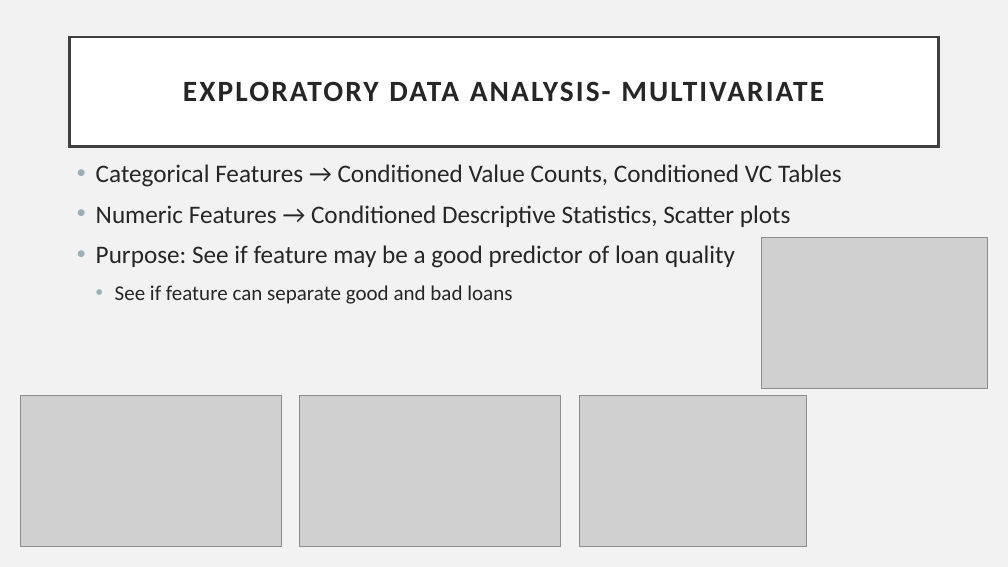
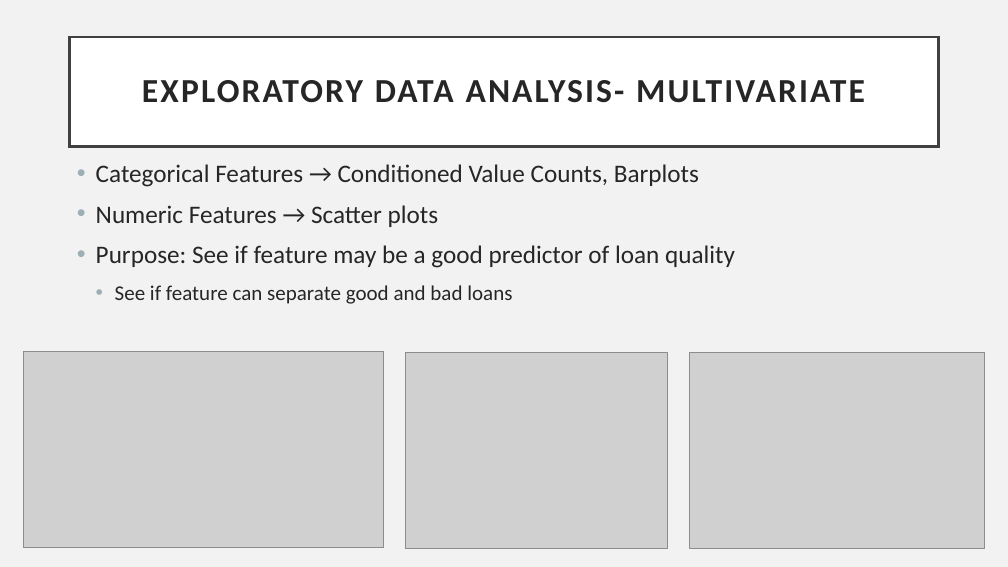
Before and after one commit to jaredandrews97/Sample-Project-BlastPoint, a slide deck: slide 7 of report/Blastpoint Presentation.pptx. Drawn at 1008x567 pixels with LibreOffice and Linux fonts; fonts in the diff are those of the drawing; grey boxes stand for pictures. Boxes give left, top, right and bottom in pixels: in the first picture for what was removed or moved away, otherwise in the second. Text is boxed around its words. In the diff, an @@ line names an element or a change of style, - is before the commit and + after.

```diff
--- a/report/Blastpoint Presentation.pptx
+++ b/report/Blastpoint Presentation.pptx
@@ title "EXPLORATORY DATA ANALYSIS- MULTIVARIATE" at box(70, 37, 939, 147): size 28 to 32 pt @@
@@ text at box(96, 164, 699, 227): text changed @@
-• Categorical Features → Conditioned Value Counts, Conditioned VC Tables
-• Numeric Features → Conditioned Descriptive Statistics, Scatter plots
+• Categorical Features → Conditioned Value Counts, Barplots
+• Numeric Features → Scatter plots
@@ picture removed at box(761, 237, 988, 389) @@
@@ picture: place and size @@
-picture at box(20, 395, 281, 547)
+picture at box(23, 352, 383, 548)
@@ picture added at box(405, 352, 668, 549) @@
@@ picture: place and size @@
-picture at box(579, 395, 806, 547)
+picture at box(690, 352, 985, 549)
@@ picture removed at box(299, 395, 560, 547) @@
```
Also in this commit, not shown: 13 other slides changed, 4 slides added, 1 slide removed, 2 other files.
